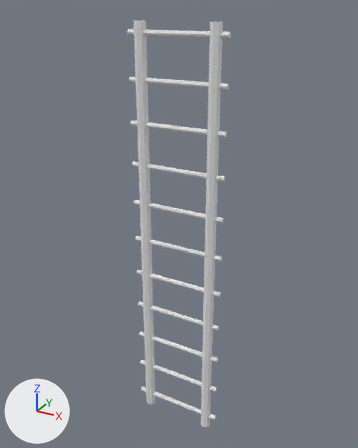
What one commit did to the FBX model Assets/Props/BG/Mesh/Structure/Wood/ladder_1.fbx.
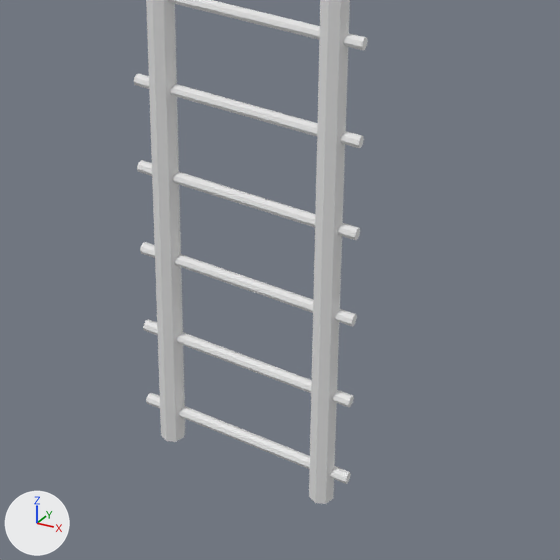
There are two pictures of each version: one whole from a 50 mm camera at (0.21, -0.69, 3.49) aimed at (-1.54, 2.5, 1.89), one close up on the part from 24% to 82% of the width and 54% to 100% of the height. Lighting does not change. The marker at lower left points along +X, +Y and +Z. Objects named as collision shapes, trigger or cutter boxes, shadow casters or lower levels of detail are left out. Where no turn or scale is listed for an object, it has been applied to the vertices.

Script lines for the objects in view, before the commit:
```python
me_cylinder_009 = bpy.data.meshes.new('Cylinder.009')
me_cylinder_009.from_pydata(...)  # 208 vertices, 130 faces; spans x -0.39..0.39, y -0.04..0.04, z -1.69..1.69
# before: 0 (0.25, 0.0, -1.69) at pixel (309, 489), 2 (0.26, 0.03, -1.69), 4 (0.29, 0.04, -1.69), 6 (0.32, 0.03, -1.69) at pixel (333, 491), 8 (0.33, 0.0, -1.69) at pixel (333, 498)
# before: 10 (0.32, -0.03, -1.69) at pixel (325, 503), 12 (0.29, -0.04, -1.69) at pixel (315, 502), 14 (0.26, -0.03, -1.69) at pixel (308, 496)
# before: 16 (-0.33, 0.0, -1.69), 18 (-0.32, 0.03, -1.69), 20 (-0.29, 0.04, -1.69), 22 (-0.26, 0.03, -1.69) at pixel (185, 430), 24 (-0.24, 0.0, -1.69) at pixel (183, 437)
# before: 26 (-0.26, -0.03, -1.69) at pixel (176, 441), 28 (-0.29, -0.04, -1.69) at pixel (166, 440), 30 (-0.32, -0.03, -1.69) at pixel (161, 435)
ob_escada_1 = bpy.data.objects.new('Escada_1', me_cylinder_009)
ob_escada_1.location = (-1.518, 2.417, 1.704)
```
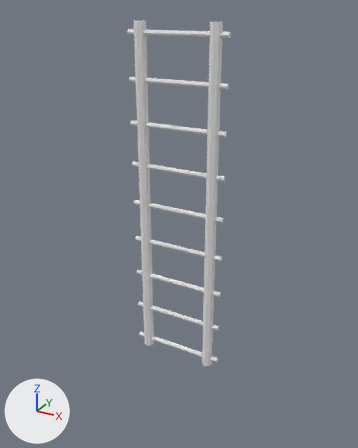
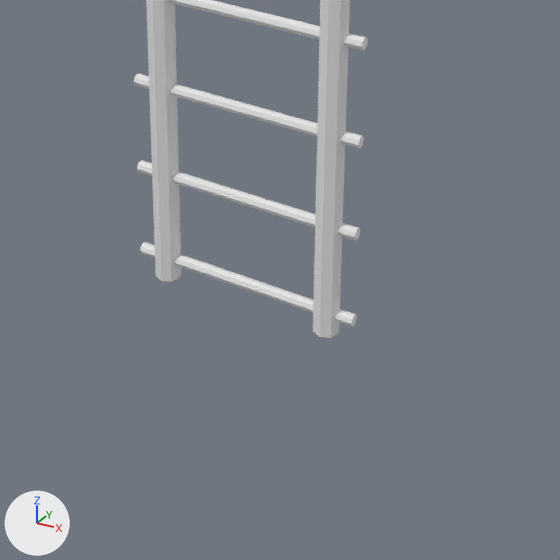
The newer file is also turned or shifted as a whole; pictures and numbers use the older file's frame.

The change in detail:
me_cylinder_009 has 208 vertices, 130 faces and spans x -0.39..0.39, y -0.04..0.04, z -1.69..1.69.
me_cylinder_009 is used by ob_escada_1; location (-1.518, 2.417, 1.704).
Verts and faces of me_cylinder_009; kept vertices keep their numbers, new ones are numbered from 208.
me_cylinder_009 part 1: the loose piece of 16 vertices spanning x -0.39..0.39, y -0.02..0.02, z -1.28..-1.24 is deleted.
me_cylinder_009 part 2: the loose piece of 16 vertices spanning x -0.39..0.39, y -0.02..0.02, z -1.6..-1.56 is deleted.
Part 3, on me_cylinder_009:
Vertices 0, 2, 4, 6, 8, 10, 12, 14 move by (0.0, 0.0, 0.68).
Part 4, on me_cylinder_009:
Vertices 16, 18, 20, 22, 24, 26, 28, 30 move by (0.0, 0.0, 0.68).

Boxes (x1, y1, x2, y2) around the edits, measured in the close-ups (560 x 560 px; the box of a moved part takes in the faces that stretch with it):
'Escada_1', reshaped
    before: (134, 0, 368, 504)
    after: (134, 0, 368, 338)
part 1 of me_cylinder_009, deleted
    before: (143, 319, 354, 407)
part 2 of me_cylinder_009, deleted
    before: (146, 393, 351, 484)
part 3 of me_cylinder_009, moved or reshaped
    before: (309, 0, 350, 504)
    after: (313, 0, 350, 338)
part 4 of me_cylinder_009, moved or reshaped
    before: (146, 0, 185, 442)
    after: (146, 0, 181, 282)
